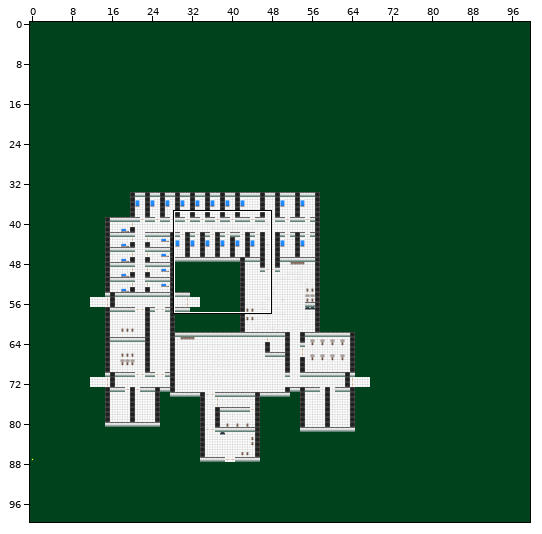
Tiled map, stored at ALPHA TEX/world2.tmx. The picture above shows the old version from afar; the outline marks the close-up.
Close-up. First the earlier version:
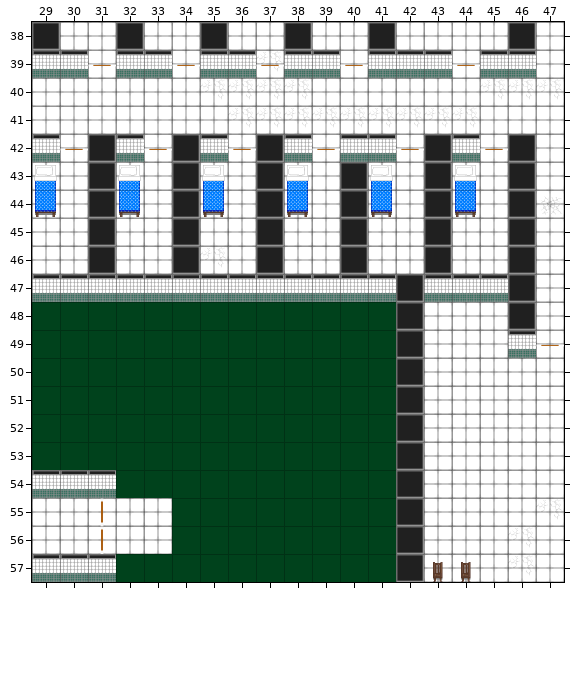
Cells are 64x64 px. Shown: x 29..47, y 38..57. The commit also changed other parts of the map, which this record leaves out.
New version:
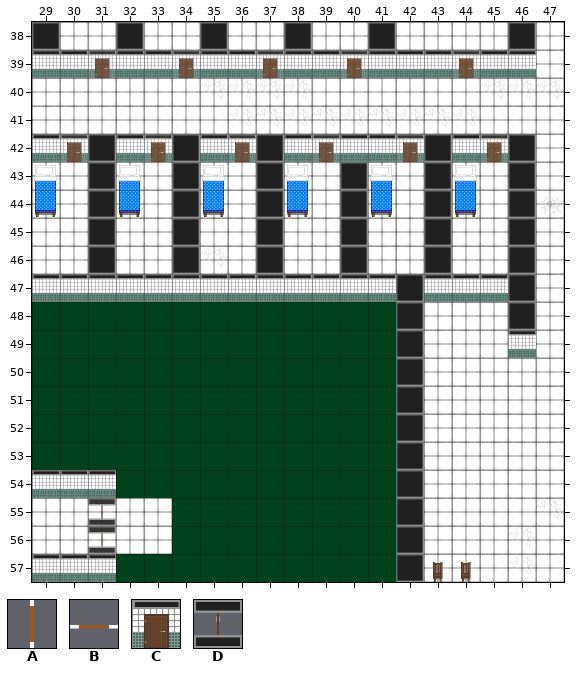
Key: from "alpha_sprite_sheet": A 9, B 10; from "floor_wall_sheet": C 7, D 9.
_ is an empty cell, . an unchanged one.
From old to new:
--- layer "Dörrar"
@@ x 31..44 @@
-39 B..B..B..B...B
+39 C..C..C..C...C
@@ x 30..45 @@
-42 B..B..B..B..B..B
+42 C..C..C..C..C..C
@@ x 47..47 @@
-49 B
+49 _
@@ x 31..31 @@
-55 A
-56 A
+55 D
+56 D
